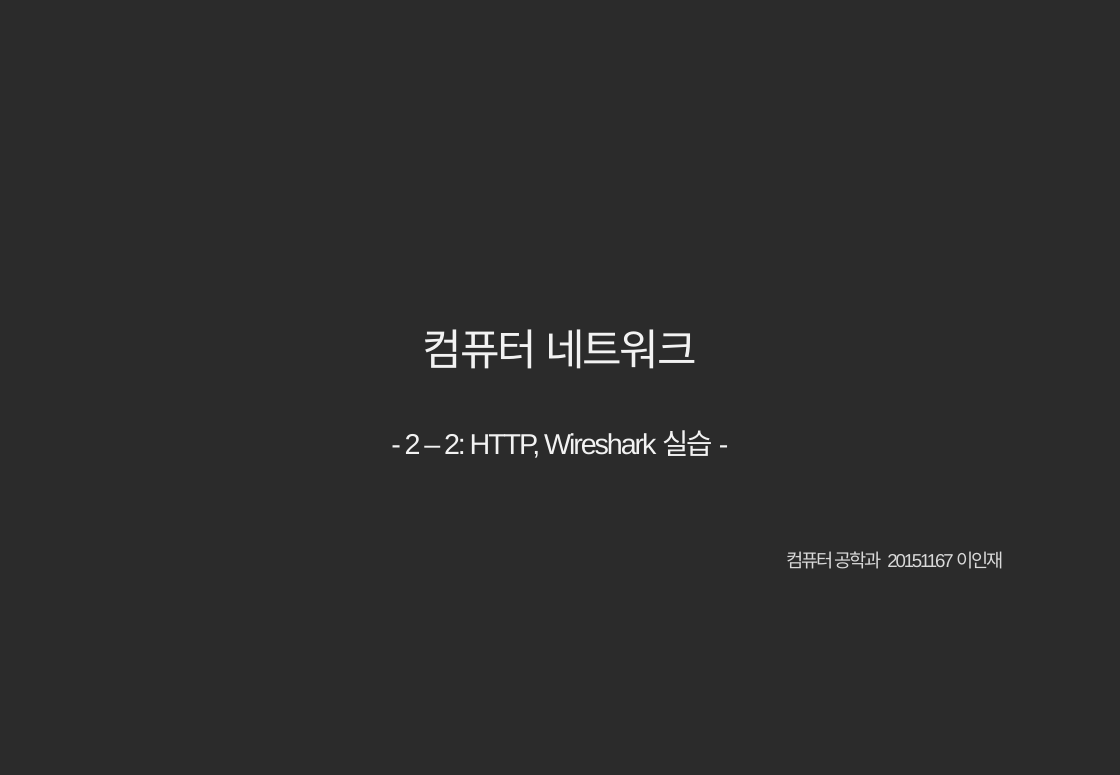
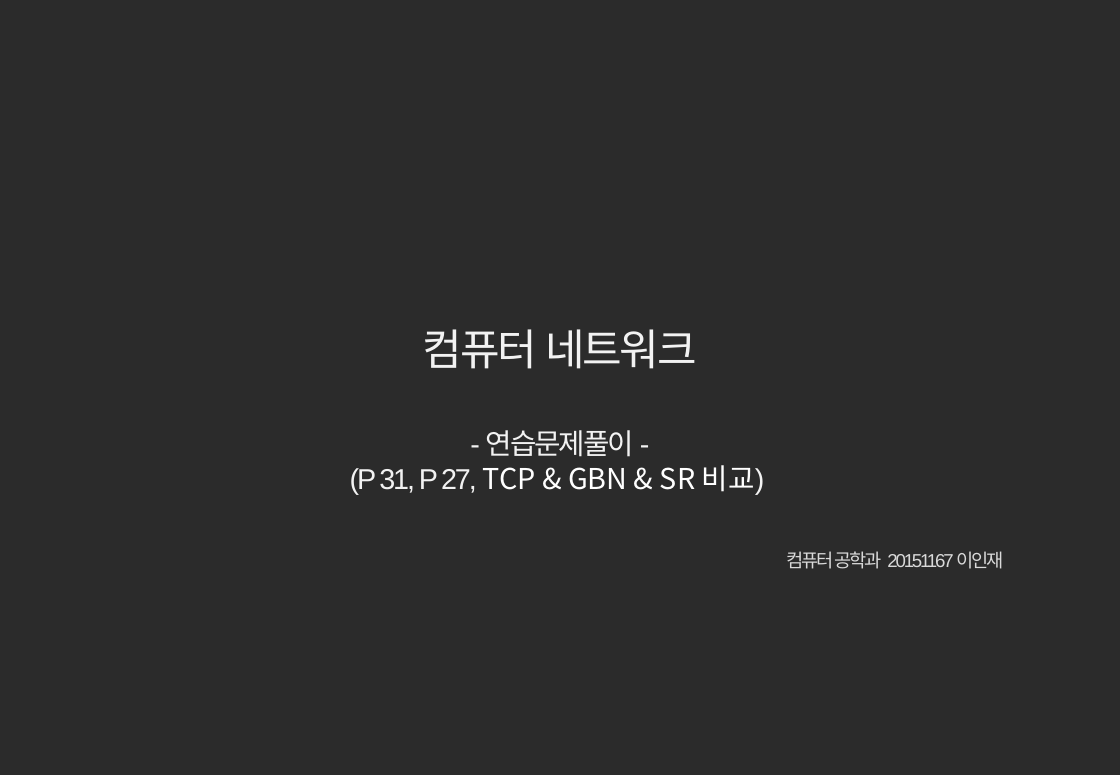
Before and after one commit to ingkoon/2020-s, a slide deck: slide 1 of ComputerNetwork/exc10/20151167 이인재 컴퓨터네트워크 연습문제(P 31, P 27).pptx. Drawn at 1120x775 pixels with LibreOffice and Linux fonts; fonts in the diff are those of the drawing; background and template pictures are left out; a plain dark background stands for a picture behind light text. Boxes give left, top, right and bottom in pixels: in the first picture for what was removed or moved away, otherwise in the second. Text is boxed around its words. In the diff, an @@ line names an element or a change of style, - is before the commit and + after.

```diff
--- a/ComputerNetwork/exc10/20151167 이인재 컴퓨터네트워크 연습문제(P 31, P 27).pptx
+++ b/ComputerNetwork/exc10/20151167 이인재 컴퓨터네트워크 연습문제(P 31, P 27).pptx
@@ text "컴퓨터 네트워크": place and size @@
-text "컴퓨터 네트워크" at <box>405,329,713,458</box>
+text "컴퓨터 네트워크" at <box>350,329,765,495</box>
@@ text at <box>350,430,765,495</box>: text changed @@
-- 2 – 2: HTTP, Wireshark 실습 -
+- 연습문제풀이 -
+(P 31, P 27, TCP & GBN & SR 비교)
```
Also in this commit, not shown: 3 other slides changed, 11 slides added, 2 slides removed, 1 other file.
